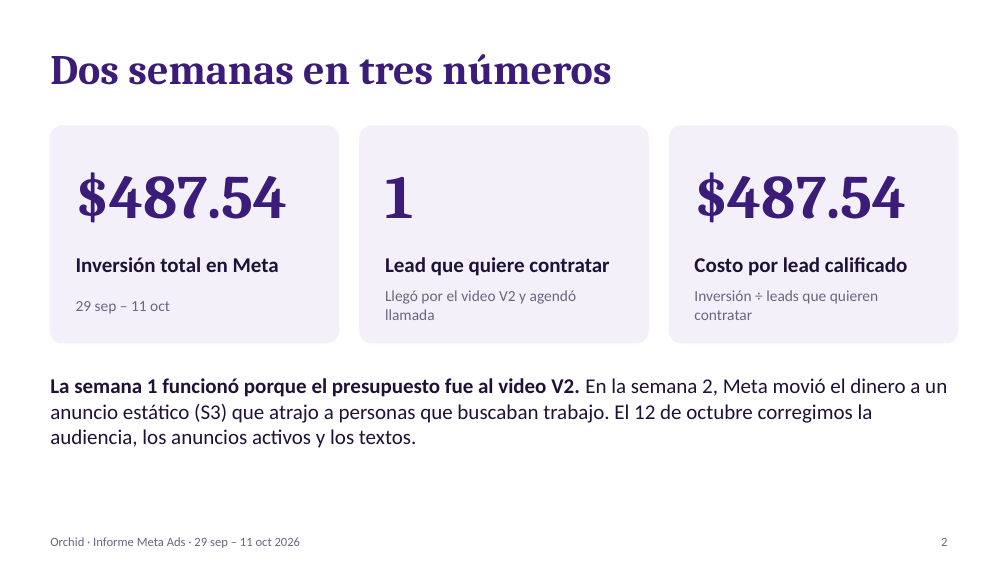
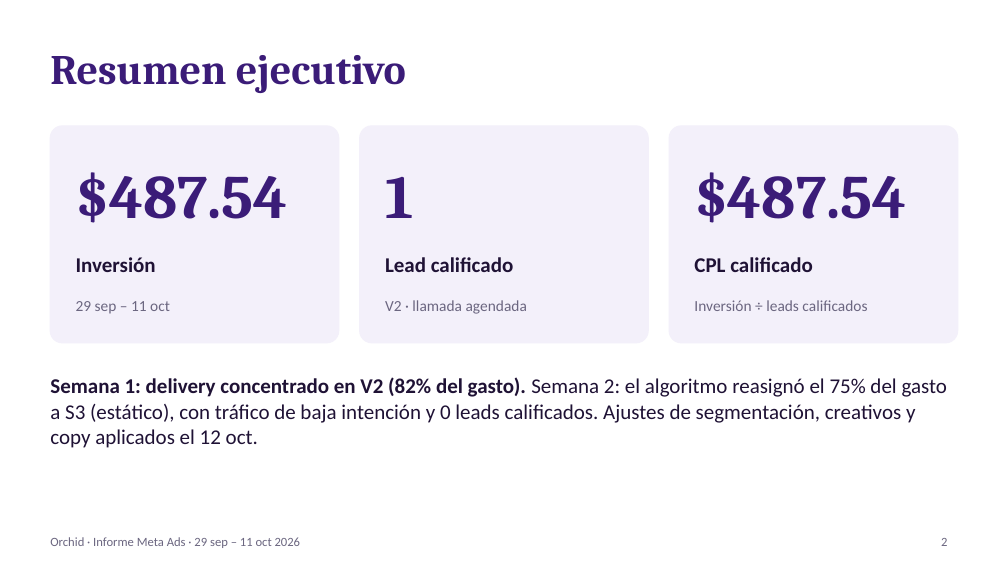
Before and after one commit to manlizard-sys/MetaADS2026, a slide deck: slide 2 of build/reports/informes/Informe_Meta_Ads_Orchid_2026-10-12.pptx. Drawn at 1008x567 pixels with LibreOffice and Linux fonts; fonts in the diff are those of the drawing. Boxes give left, top, right and bottom in pixels: in the first picture for what was removed or moved away, otherwise in the second. Text is boxed around its words. In the diff, an @@ line names an element or a change of style, - is before the commit and + after.

```diff
--- a/build/reports/informes/Informe_Meta_Ads_Orchid_2026-10-12.pptx
+++ b/build/reports/informes/Informe_Meta_Ads_Orchid_2026-10-12.pptx
@@ title at (x1=50, y1=55, x2=406, y2=93): text changed @@
-Dos semanas en tres números
+Resumen ejecutivo
@@ text at (x1=76, y1=257, x2=156, y2=272): text changed @@
-Inversión total en Meta
+Inversión
@@ text at (x1=385, y1=257, x2=514, y2=272): text changed @@
-Lead que quiere contratar
+Lead calificado
@@ text at (x1=694, y1=257, x2=812, y2=272): text changed @@
-Costo por lead calificado
+CPL calificado
@@ text at (x1=385, y1=300, x2=527, y2=314): text changed @@
-Llegó por el video V2 y agendó llamada
+V2 · llamada agendada
@@ text at (x1=694, y1=300, x2=867, y2=311): text changed @@
-Inversión ÷ leads que quieren contratar
+Inversión ÷ leads calificados
@@ text at (x1=50, y1=377, x2=947, y2=448): text changed @@
-La semana 1 funcionó porque el presupuesto fue al video V2. En la semana 2, Meta movió el dinero a un anuncio estático (S3) que atrajo a personas que buscaban trabajo. El 12 de octubre corregimos la audiencia, los anuncios activos y los textos.
+Semana 1: delivery concentrado en V2 (82% del gasto). Semana 2: el algoritmo reasignó el 75% del gasto a S3 (estático), con tráfico de baja intención y 0 leads calificados. Ajustes de segmentación, creativos y copy aplicados el 12 oct.
```
Also in this commit, not shown: 11 other slides changed, 1 other file.
